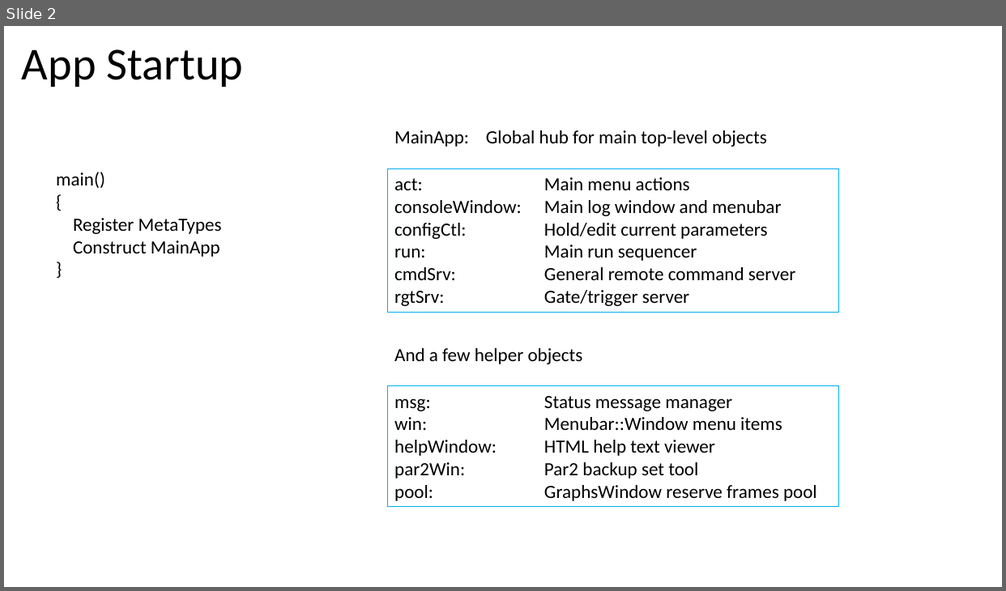
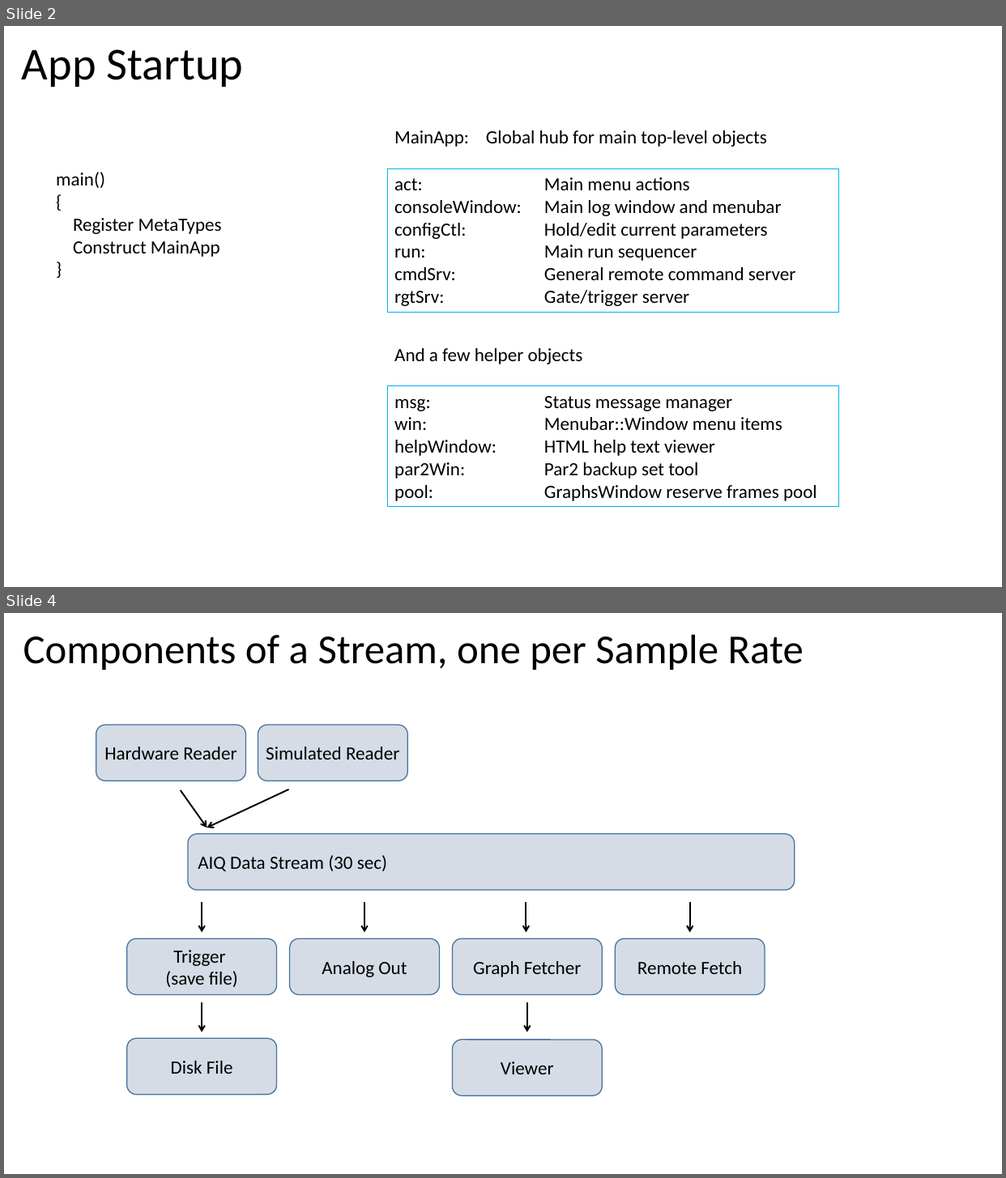
Before and after one commit to billkarsh/SpikeGLX, a slide deck: Documents/SpikeGLX_Slides.pptx. Shown one above the other, each under a label of ours: slide 2 before the commit, slides 2 and 4 after it; the slides between them are not shown. The pictures are 1006x591 and 1006x1178 pixels, drawn with LibreOffice and Linux fonts; fonts in the diff are those of the drawing. Boxes give left, top, right and bottom in pixels: in the first picture for what was removed or moved away, otherwise in the second. Text is boxed around its words. In the diff, an @@ line names an element or a change of style, - is before the commit and + after.

Commit message:
Update doc slides

```diff
--- a/Documents/SpikeGLX_Slides.pptx
+++ b/Documents/SpikeGLX_Slides.pptx
@@ slide 4 added at [4, 613, 1002, 1174], background #FFFFFF @@
@@ title added at [23, 634, 803, 671], 39.6 pt, text #000000 @@
+Components of a Stream, one per Sample Rate
@@ rounded rectangle added at [96, 725, 246, 781], fill #D6DCE5, outline #43739E 1 pt, 18 pt, text #000000 @@
+Hardware Reader
@@ rounded rectangle added at [258, 725, 407, 781], fill #D6DCE5, outline #43739E 1 pt, 18 pt, text #000000 @@
+Simulated Reader
@@ arrow added from (181, 790) to (206, 828), #000000 1.5 pt @@
@@ arrow added from (288, 790) to (206, 828), #000000 1.5 pt @@
@@ rounded rectangle added at [188, 834, 795, 890], fill #D6DCE5, outline #43739E 1 pt, 18 pt, text #000000 @@
+AIQ Data Stream (30 sec)
@@ arrow added from (364, 903) to (364, 933), #000000 1.5 pt @@
@@ arrow added from (690, 903) to (690, 933), #000000 1.5 pt @@
@@ group added at [127, 903, 276, 1095]: 2 arrows, 2 rounded rectangles @@
+Disk File
+Trigger
+(save file)
@@ rounded rectangle added at [290, 939, 440, 995], fill #D6DCE5, outline #43739E 1 pt, 18 pt, text #000000 @@
+Analog Out
@@ rounded rectangle added at [615, 939, 765, 995], fill #D6DCE5, outline #43739E 1 pt, 18 pt, text #000000 @@
+Remote Fetch
@@ group added at [453, 903, 602, 1096]: 2 rounded rectangles, 2 arrows @@
+Graph Fetcher
+Viewer
```
Also in this commit, not shown: 1 other slide added.
